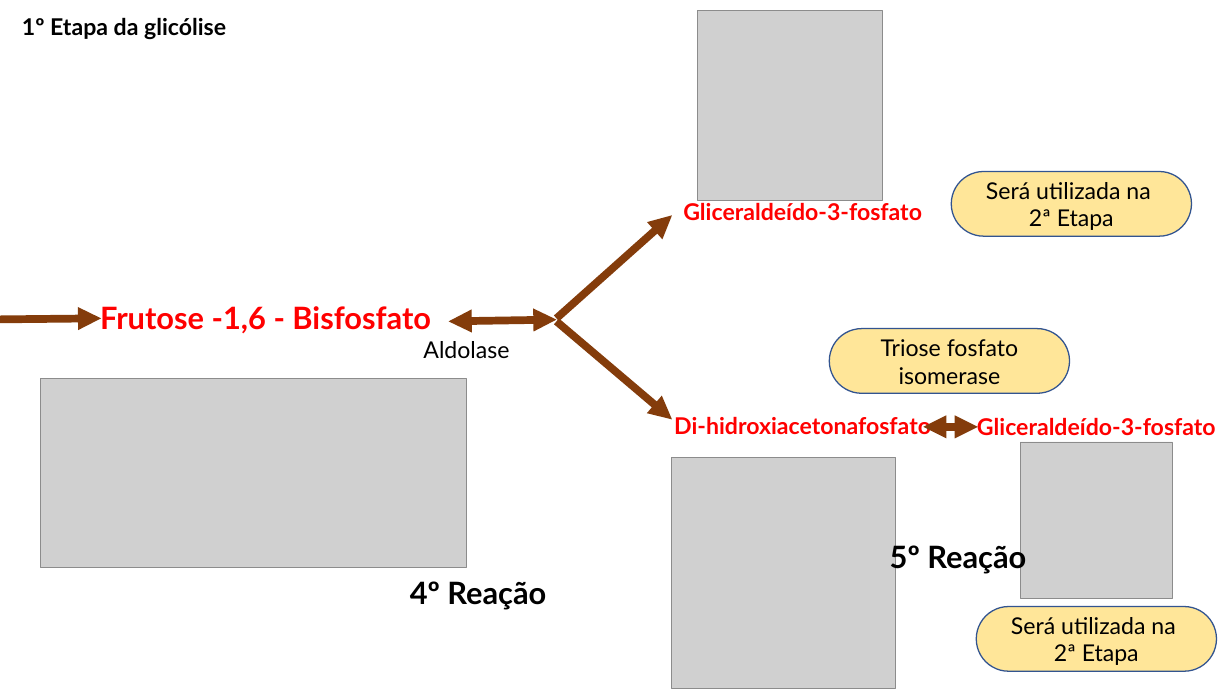
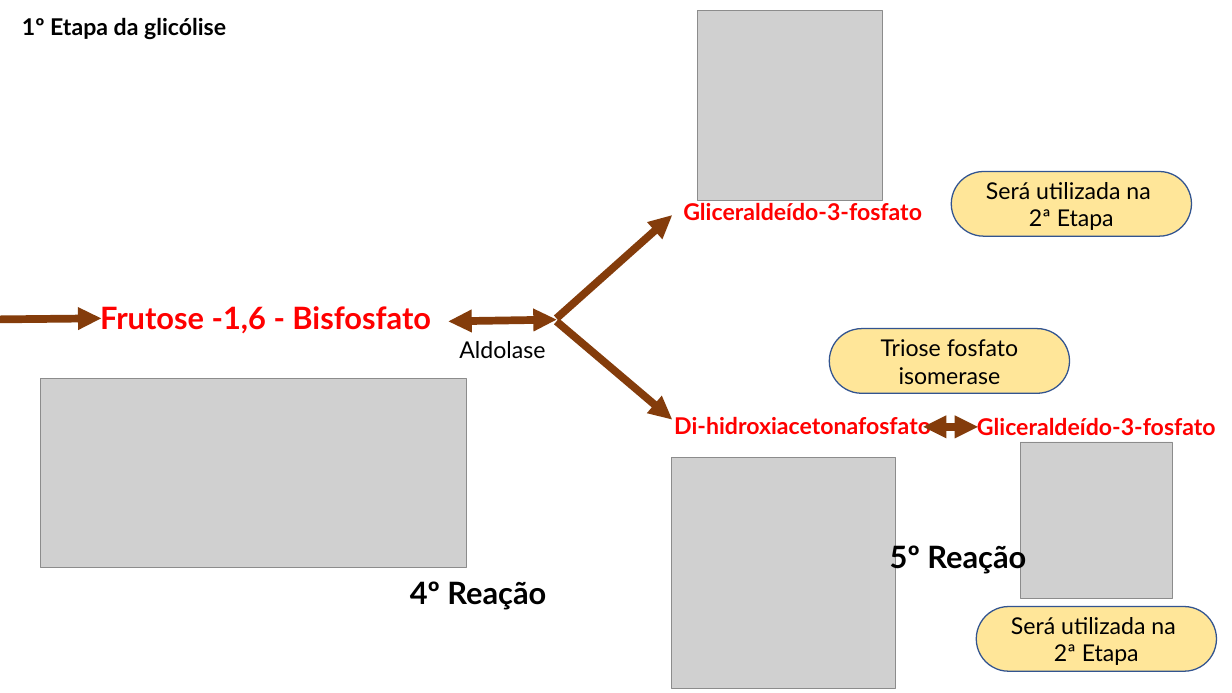
Before and after one commit to daniloasdotcom/Bioquimica-com-Danilo, a slide deck: slide 18 of assets/aulas/glicolise.pptx (slide 19 before the commit). Drawn at 1232x693 pixels with LibreOffice and Linux fonts; fonts in the diff are those of the drawing; grey boxes stand for pictures. Boxes give left, top, right and bottom in pixels: in the first picture for what was removed or moved away, otherwise in the second. Text is boxed around its words. In the diff, an @@ line names an element or a change of style, - is before the commit and + after.

```diff
--- a/assets/aulas/glicolise.pptx
+++ b/assets/aulas/glicolise.pptx
@@ text "Aldolase" moved from (x1=423, y1=341, x2=509, y2=358) to (x1=459, y1=341, x2=545, y2=358) @@
```
Also in this commit, not shown: 10 other slides changed, 4 slides added, 2 slides removed, 3 other files.
